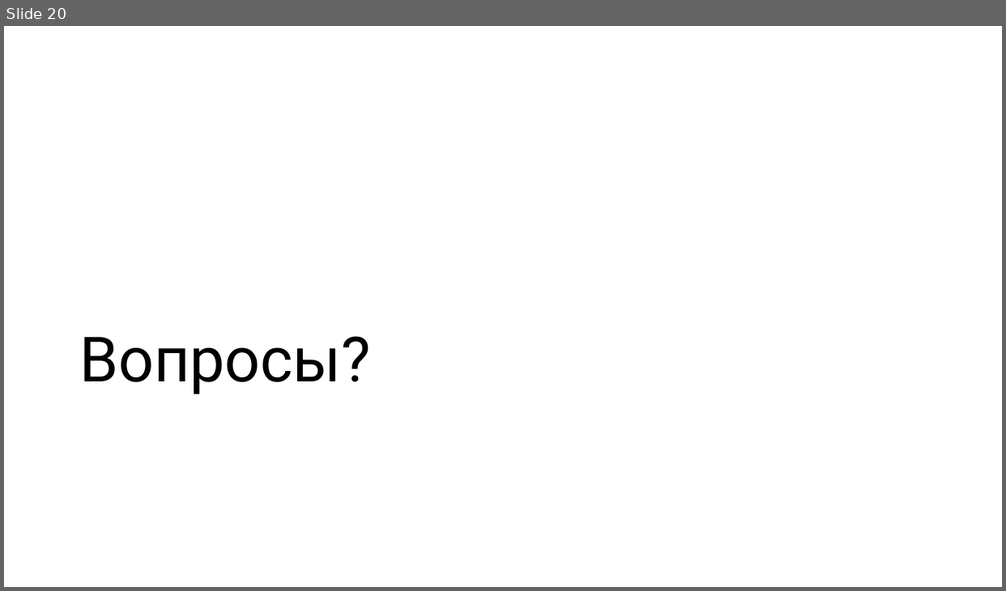
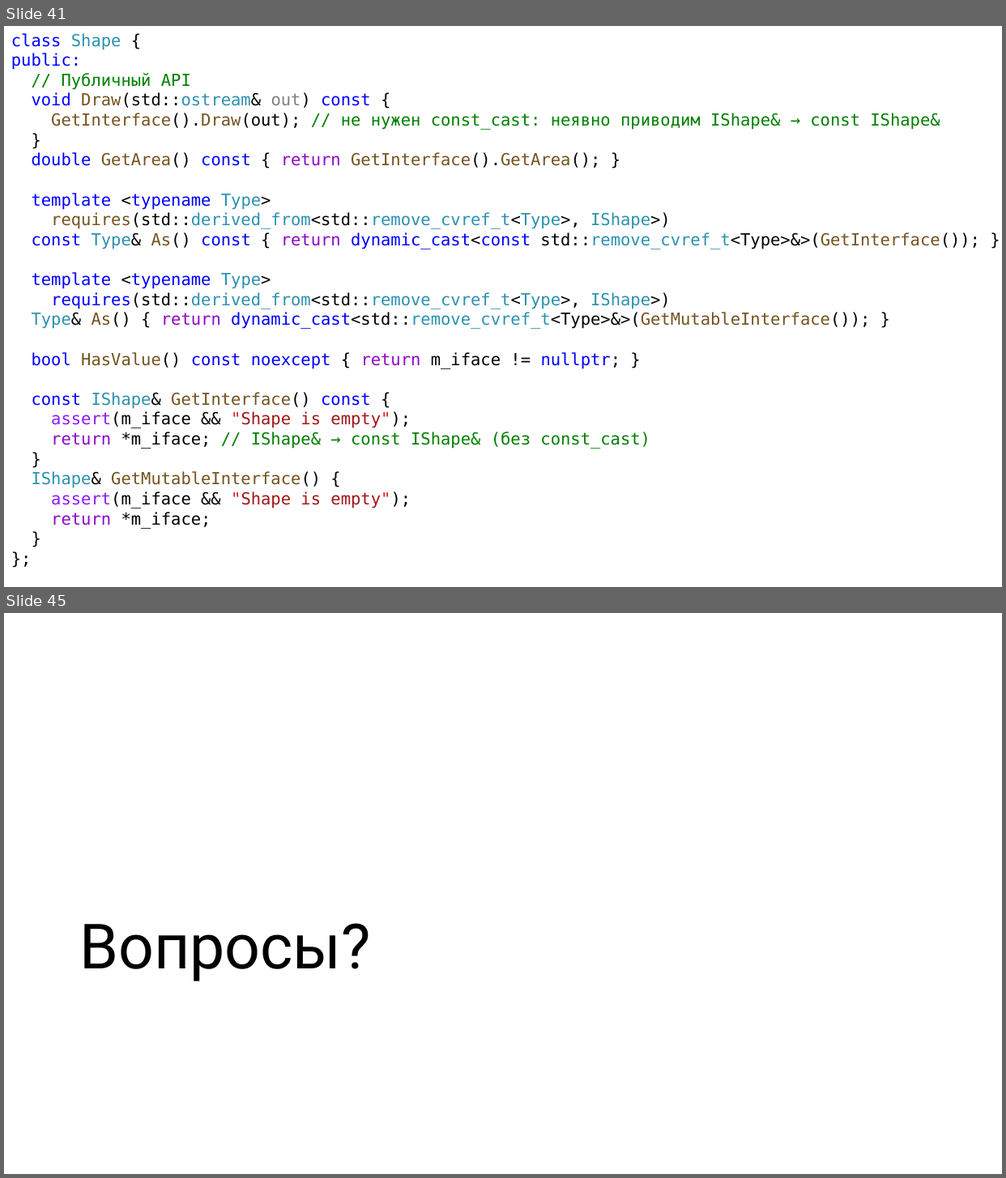
Before and after one commit to alexey-malov/ood, a slide deck: lectures/14.prototype/prototype.pptx. Shown one above the other, each under a label of ours: slide 20 before the commit, slides 41 and 45 after it; the slides between them are not shown. The pictures are 1006x591 and 1006x1178 pixels, drawn with LibreOffice and Linux fonts; fonts in the diff are those of the drawing. Boxes give left, top, right and bottom in pixels: in the first picture for what was removed or moved away, otherwise in the second. Text is boxed around its words. In the diff, an @@ line names an element or a change of style, - is before the commit and + after.

```diff
--- a/lectures/14.prototype/prototype.pptx
+++ b/lectures/14.prototype/prototype.pptx
@@ slide 41 added at <box>4,26,1002,587</box>, background #FFFFFF @@
@@ text added at <box>11,33,980,529</box>, 16 pt, text #000000 @@
+class Shape {
+public:
+// Публичный API
+void Draw(std::ostream& out) const {
+GetInterface().Draw(out); // не нужен const_cast: неявно приводим IShape& → const IShape&
+}
+double GetArea() const { return GetInterface().GetArea(); }
+template <typename Type>
+requires(std::derived_from<std::remove_cvref_t<Type>, IShape>)
+const Type& As() const { return dynamic_cast<const std::remove_cvref_t<Type>&>(GetInterface()); }
+template <typename Type>
+requires(std::derived_from<std::remove_cvref_t<Type>, IShape>)
+Type& As() { return dynamic_cast<std::remove_cvref_t<Type>&>(GetMutableInterface()); }
+bool HasValue() const noexcept { return m_iface != nullptr; }
+const IShape& GetInterface() const {
+assert(m_iface && "Shape is empty");
+return *m_iface; // IShape& → const IShape& (без const_cast)
+}
+IShape& GetMutableInterface() {
+assert(m_iface && "Shape is empty");
+return *m_iface;
+}
+};
@@ what was slide 20 is now slide 45 @@
```
Also in this commit, not shown: 5 slides changed, 26 other slides added, 2 slides removed, 10 other files.
